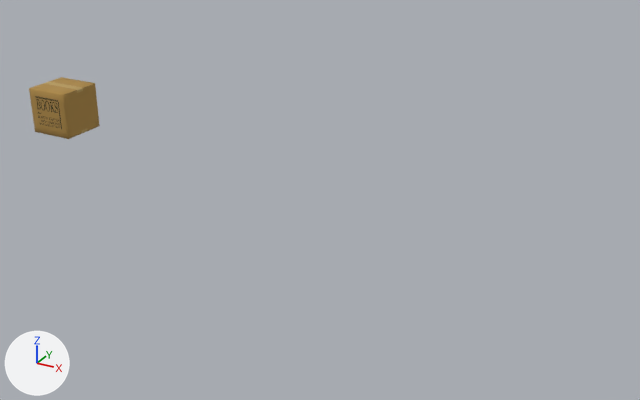
Two versions of the Blender file Blends/prop-box.blend, one commit apart.
Camera for both pictures: a 50 mm camera at (13.86, -13.62, 5.95) aimed at (6.32, 0.07, -0.9). Lighting does not change. The marker at lower left points along +X, +Y and +Z. Mesh edges are drawn as thin lines on the coarser meshes.

Names of what the first picture shows: 'prop-box'.
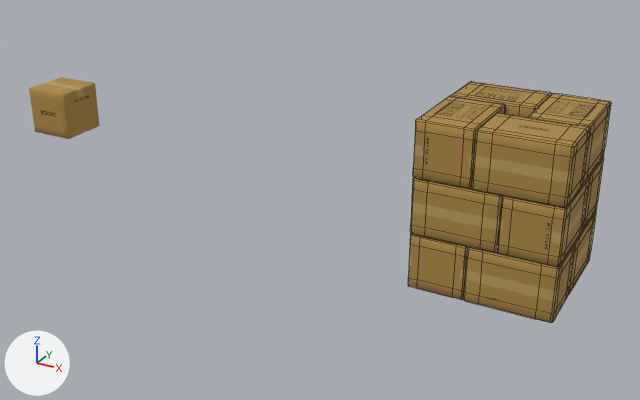
The newer file is also rescaled (x0.5) as a whole; pictures and numbers use the older file's frame.

Where the change shows, as pixel boxes (x1, y1, x2, y2) in the pictures (640 x 400 px):
'prop-box-stack', added (brown)
    after: (408, 81, 611, 323)

The change, as a list of edits to the scene's bpy script:
```text
Add me_prop_box_stack:
    me_prop_box_stack.from_pydata(...)  # 1152 vertices, 1176 faces; spans x -0.63..0.63, y -0.63..0.63, z -0.75..0.75
    me_prop_box_stack.polygons.foreach_set('use_smooth', [True] * 1176)
    me_prop_box_stack.materials.append(mat_box)  # picture img_prop_box_diffuse_png
Add ob_prop_box_stack:
    ob_prop_box_stack = bpy.data.objects.new('prop-box-stack', me_prop_box_stack)
    ob_prop_box_stack.location = (10.0, 0.0, 0.0)
    ob_prop_box_stack.scale = (2.0, 2.0, 2.0)
    _m = ob_prop_box_stack.modifiers.new('EdgeSplit', 'EDGE_SPLIT')
    _m.use_edge_angle = False
```
